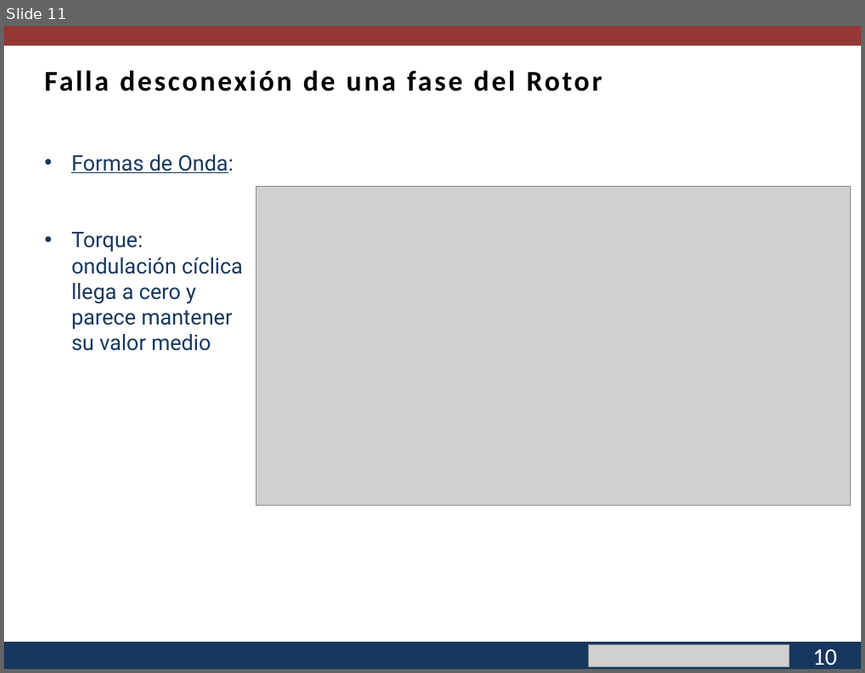
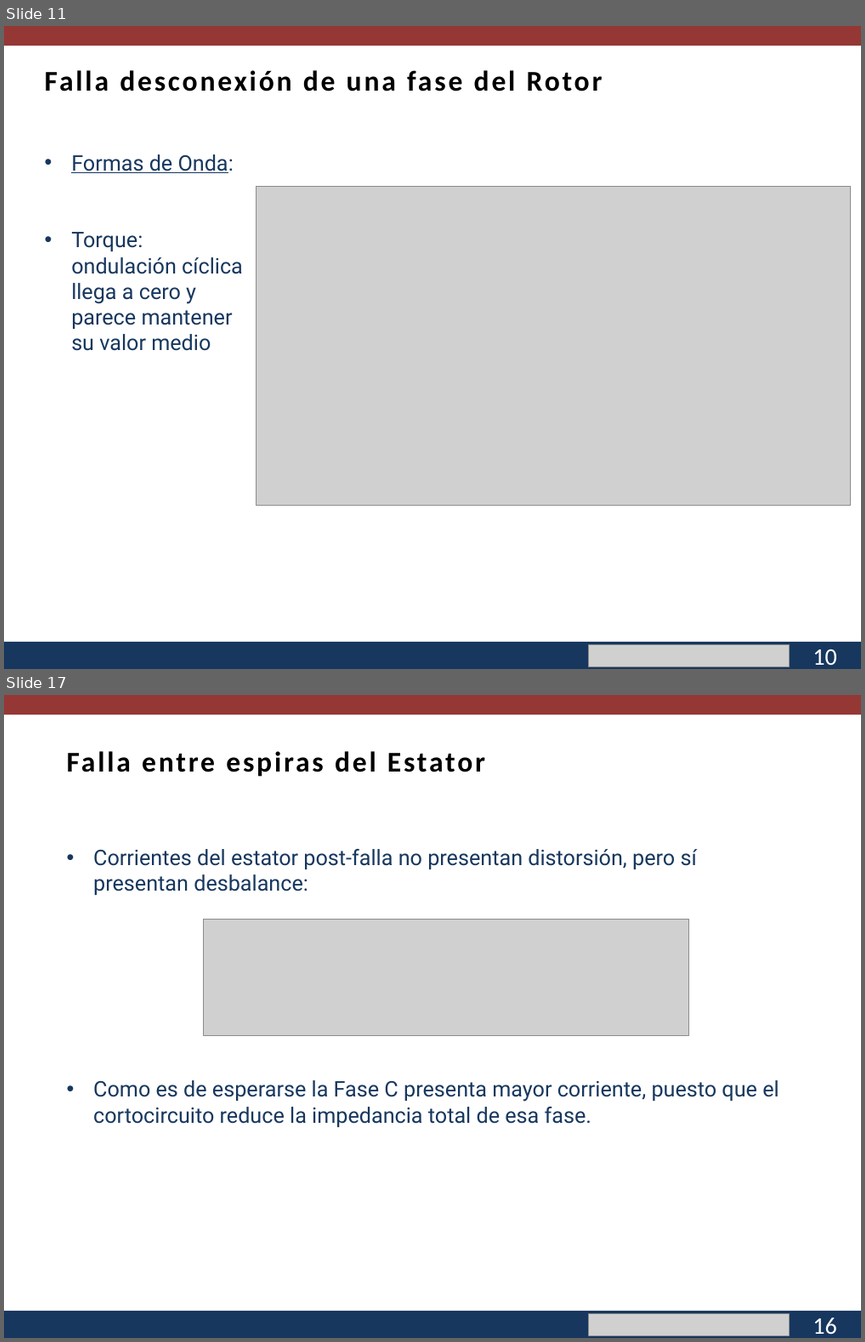
Before and after one commit to cisternashdiego/Proyecto1, a slide deck: Segunda Mesa.pptx. Shown one above the other, each under a label of ours: slide 11 before the commit, slides 11 and 17 after it; the slides between them are not shown. The pictures are 865x673 and 865x1342 pixels, drawn with LibreOffice and Linux fonts; fonts in the diff are those of the drawing; grey boxes stand for pictures; background and template pictures are left out. Boxes give left, top, right and bottom in pixels: in the first picture for what was removed or moved away, otherwise in the second. Text is boxed around its words. In the diff, an @@ line names an element or a change of style, - is before the commit and + after.

```diff
--- a/Segunda Mesa.pptx
+++ b/Segunda Mesa.pptx
@@ slide 17 added at <box>4,695,861,1338</box>, background #FFFFFF; not listed: 3 template elements that a slide beside it also shows @@
@@ text added at <box>67,751,485,777</box>, 24 pt, text #000000, bold @@
+Falla entre espiras del Estator
@@ text added at <box>93,849,778,1127</box>, 18 pt, text #17375E @@
+• Corrientes del estator post-falla no presentan distorsión, pero sí presentan desbalance:
+• Como es de esperarse la Fase C presenta mayor corriente, puesto que el cortocircuito reduce la impedancia total de esa fase.
@@ picture added at <box>203,919,688,1035</box> @@
@@ picture added at <box>588,1313,788,1335</box> @@
@@ text added at <box>812,1317,836,1334</box>, 20 pt, text #FFFFFF @@
+16
```
Also in this commit, not shown: 7 slides changed, 4 other slides added, 4 slides removed, 2 other files.
